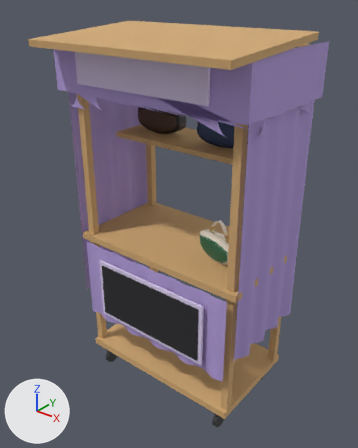
A saved change to the glTF model docs/models/color-me-art-stand.glb.
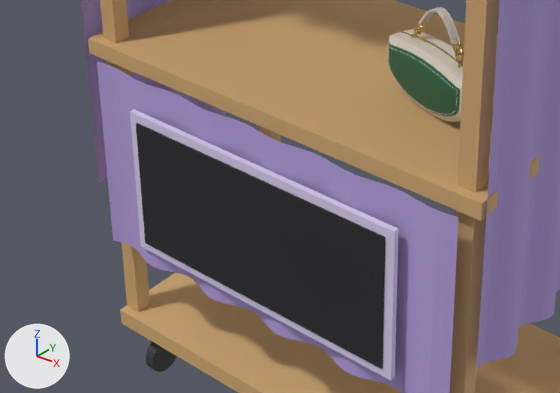
The first picture shows the older version from a 50 mm camera at (1.43, -1.85, 2.12) aimed at (0.0, -0.05, 1.01). The close-ups show the older and then the newer version on the part from 14% to 74% of the width and 49% to 83% of the height of that picture. Only the edits that show in the close-ups are written down. The lights are fixed; the arrows at lower left show +X, +Y and +Z. Where no turn or scale is listed for an object, it has been applied to the vertices.

In view in the first close-up: 'Accent', 'Chalk', 'Dark', 'Fabric', 'Wood', 'belle-isle-Panels', 'belle-isle-Trim' and 2 more.
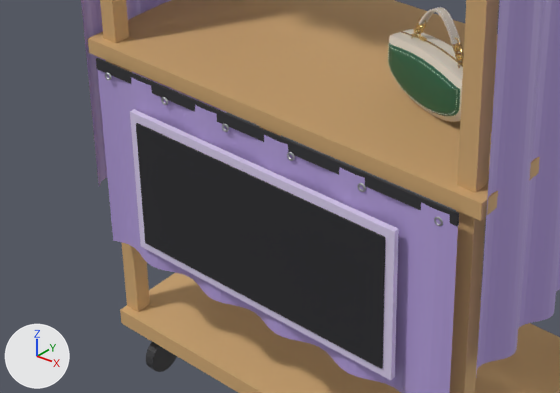
What the commit changed:
Material 'Nickel' (mat_nickel) is new.
Its base color is (0.549, 0.561, 0.58) (light grey #c4c5c8).
Its metallic is 1.0.
Its roughness is 0.35.
Material 'Webbing' (mat_webbing) is new.
Its base color is (0.0275, 0.0275, 0.0314) (dark grey #2e2e32).
Its roughness is 0.9.
Mesh me_nickel is new.
It has 2688 vertices, 5376 faces and spans x -0.524..0.524, y -0.324..0.299, z 0.829..1.881.
It uses material mat_nickel (light grey #c4c5c8).
Mesh me_webbing is new.
It consists of a box spanning x -0.53..0.53, y -0.324..-0.32, z 1.88..1.904; a box spanning x -0.524..-0.52, y -0.32..0.32, z 1.88..1.904; a box spanning x 0.52..0.524, y -0.32..0.32, z 1.88..1.904; a box spanning x -0.508..-0.502, y -0.28..0.28, z 1.872..1.896; a box spanning x 0.502..0.508, y -0.28..0.28, z 1.872..1.896; a box spanning x -0.457..0.457, y -0.294..-0.29, z 0.842..0.868.
It uses material mat_webbing (dark grey #2e2e32).
Object 'Nickel' (ob_nickel) is new; it shows me_nickel.
Its location is (0.0, 0.0, 0.0).
Object 'Webbing' (ob_webbing) is new; it shows me_webbing.
Its location is (0.0, 0.0, 0.0).

Pixel boxes [x1, y1, x2, y2] of what changed, in the close-ups (560 x 393 px):
'Webbing', added
    after: [96, 58, 459, 226]
'Nickel', added
    after: [105, 72, 443, 226]
